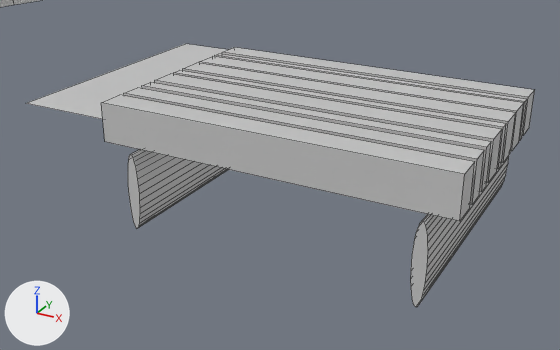
The Blender file 03-Scenes/setup_scene11.blend, before and after one commit.
The view is the same before and after, from a 50 mm lens placed at (-21.87, -4.81, 1.78), pointed at (-24.29, -0.4, -0.42). Every picture has the same lights, and +X, +Y and +Z are marked at lower left. The picture after the commit comes second. Mesh edges are drawn as thin lines. Materials are left out; every surface is plain grey.

Names of what the first picture shows: 'Plane', 'raft' and 1 more.
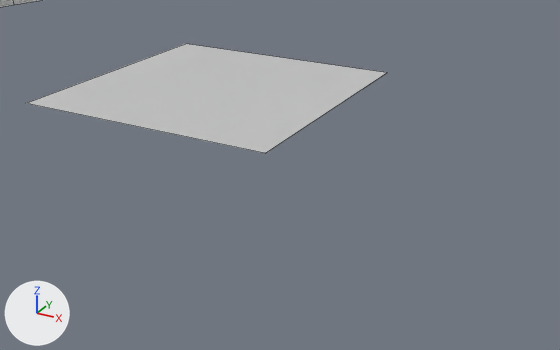
Boxes [x1, y1, x2, y2] around the edits, measured in the pictures (560 x 350 px):
'raft', hidden: before [101, 47, 534, 307]
'Plane', unchanged, uncovered by the edit: before [27, 44, 227, 119]; after [27, 44, 386, 153]

Edits to the bpy script that builds the scene:
```text
Change ob_raft:
    ob_raft.scale: (1.0, 1.0, 2.9) -> (1.0, 1.0, 1.0)
    ob_raft.location: (-24.065, -1.0, 0.0) -> (0.0, 0.0, 0.0)
    add ob_raft.hide_viewport = True
```
